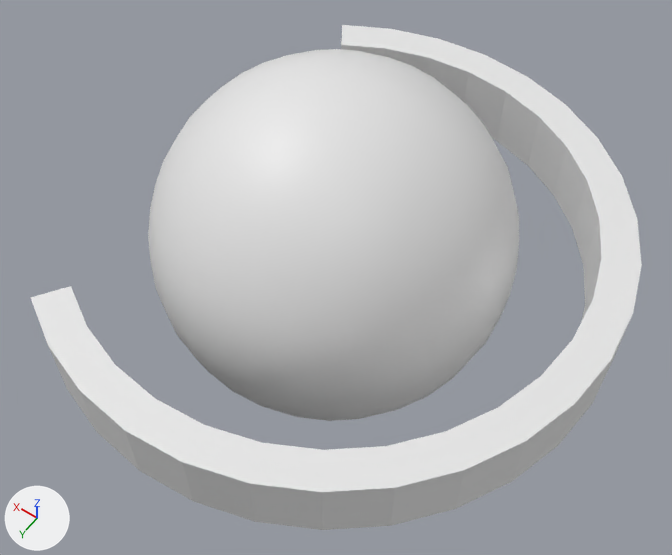
The Blender file Assets/Prefabs/Enemy/Drone/drone1.blend, before and after one commit.
Both versions are drawn from a 50 mm lens placed at (-1.94, 2.7, 3.89), pointed at (-0.15, 0.19, -0.05). Lighting does not change. The marker at lower left points along +X, +Y and +Z.

Before the edit, the objects in view are built like this:
```python
me_円柱 = bpy.data.meshes.new('円柱')
me_円柱.from_pydata(...)  # 92 vertices, 90 faces, 1 loose edge; spans x -1.6..1.6, y -1.6..0.89, z -0.1..0.1
me_球 = bpy.data.meshes.new('球')
me_球.from_pydata(...)  # a UV sphere (32 segments, 16 rings, poles along z) spanning x -1.0..1.0, y -1.0..1.0, z -1.0..1.0
me_球.polygons.foreach_set('use_smooth', [True] * 512)
ob_円柱 = bpy.data.objects.new('円柱', me_円柱)
ob_円柱.location = (0.0, 0.0, 0.0)
ob_円柱.rotation_euler = (0.0, 0.0, -1.571)  # degrees (0, 0, -90)
ob_円柱.scale = (1.0, 1.0, 2.0)
ob_球 = bpy.data.objects.new('球', me_球)
ob_球.location = (0.0, 0.0, 0.0)
```
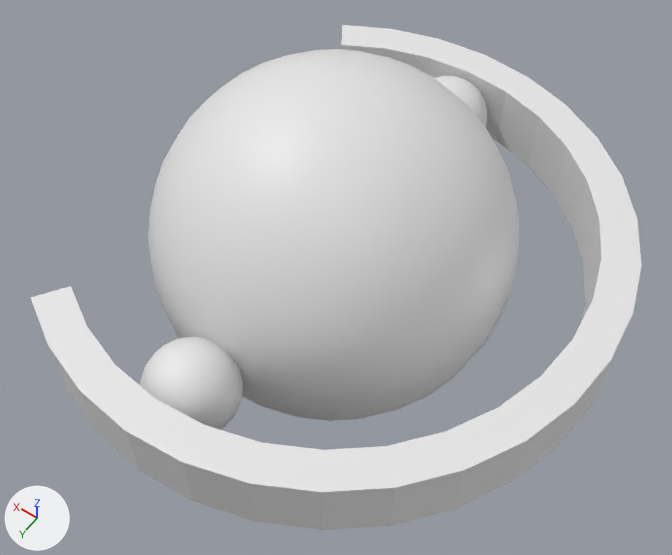
Commit message: add cube

The change, as a diff of the scene's bpy script:
```diff
--- a/Assets/Prefabs/Enemy/Drone/drone1.blend.py
+++ b/Assets/Prefabs/Enemy/Drone/drone1.blend.py
@@ me_球_001 @@
+me_球_001.from_pydata(...)  # a UV sphere (32 segments, 16 rings, poles along z) spanning x -1.0..1.0, y 3.8..5.8, z -1.0..1.0
+me_球_001.polygons.foreach_set('use_smooth', [True] * 512)
@@ ob_球_001 @@
+ob_球_001 = bpy.data.objects.new('球.001', me_球_001)
+ob_球_001.location = (0.0, 0.0, 0.0)
+ob_球_001.scale = (0.246, 0.246, 0.246)
+_m = ob_球_001.modifiers.new('ミラー', 'MIRROR')
+_m.use_axis = (False, True, False)
```

Boxes [x1, y1, x2, y2] around the edits, measured in the pictures (672 x 555 px):
'球.001', added
    after: [140, 76, 487, 430]
